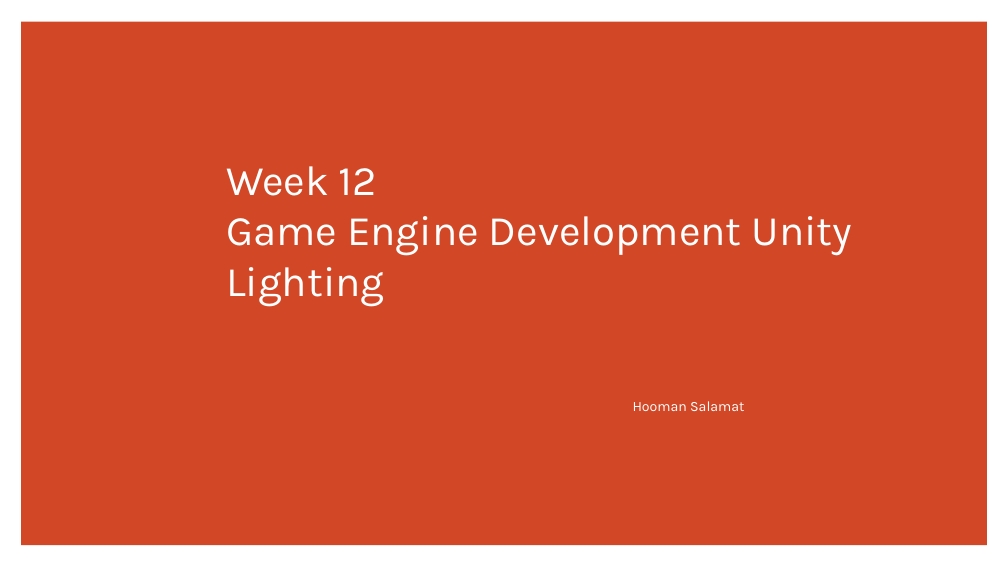
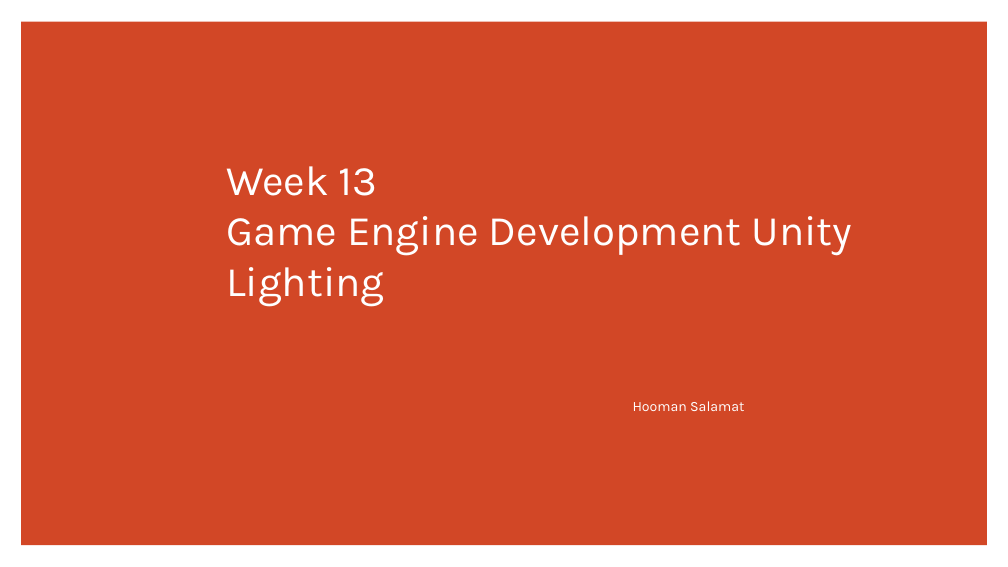
Before and after one commit to hoomanator/GAME3121, a slide deck: slide 1 of Week13_New.pptx. Drawn at 1008x567 pixels with LibreOffice and Linux fonts; fonts in the diff are those of the drawing; background and template pictures are left out. Boxes give left, top, right and bottom in pixels: in the first picture for what was removed or moved away, otherwise in the second. Text is boxed around its words. In the diff, an @@ line names an element or a change of style, - is before the commit and + after.

Commit message:
Week12-13

```diff
--- a/Week13_New.pptx
+++ b/Week13_New.pptx
@@ title at <box>226,166,853,307</box>: text changed @@
-Week 12
-Game Engine Development Unity
-Lighting
+Week 13
+Game Engine Development Unity
+Lighting
```
Also in this commit, not shown: 3 other files.
